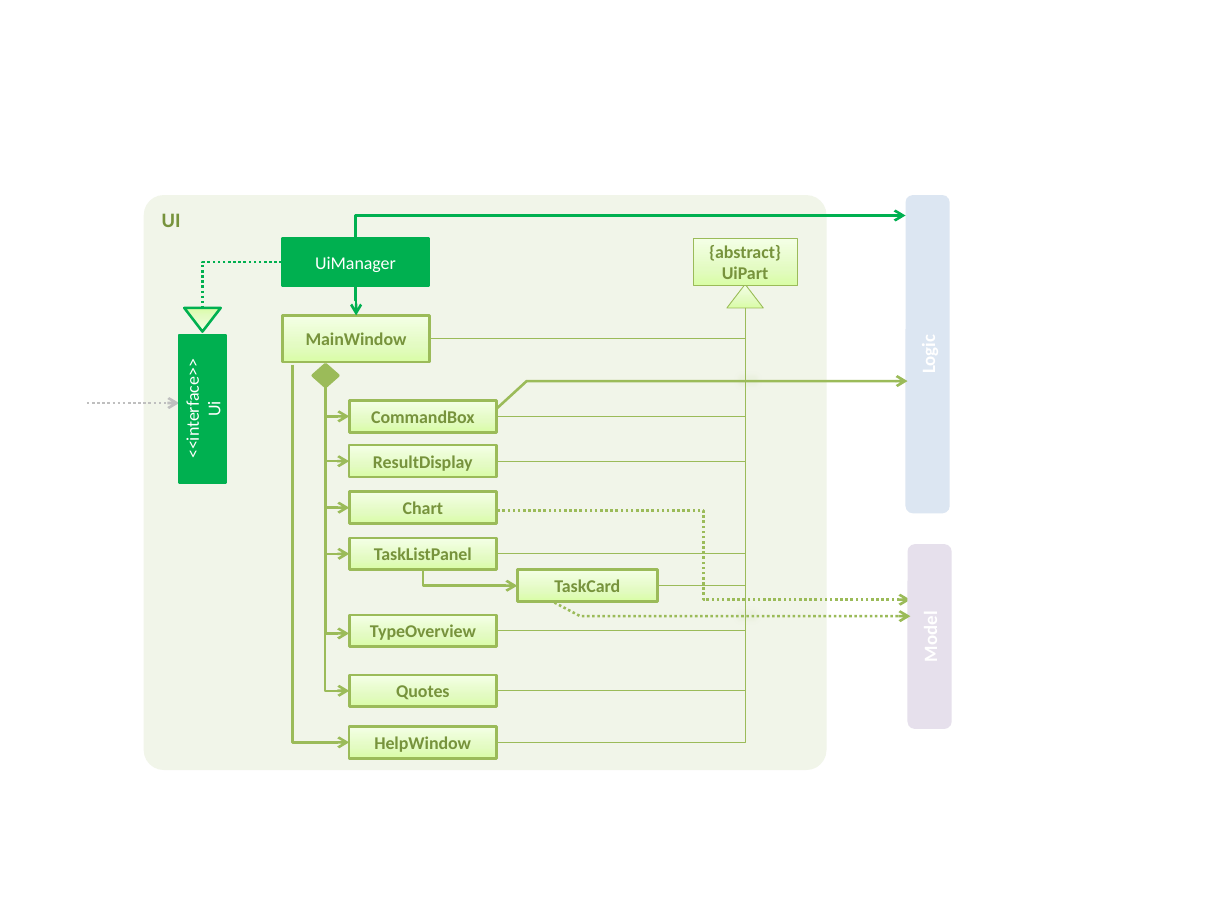
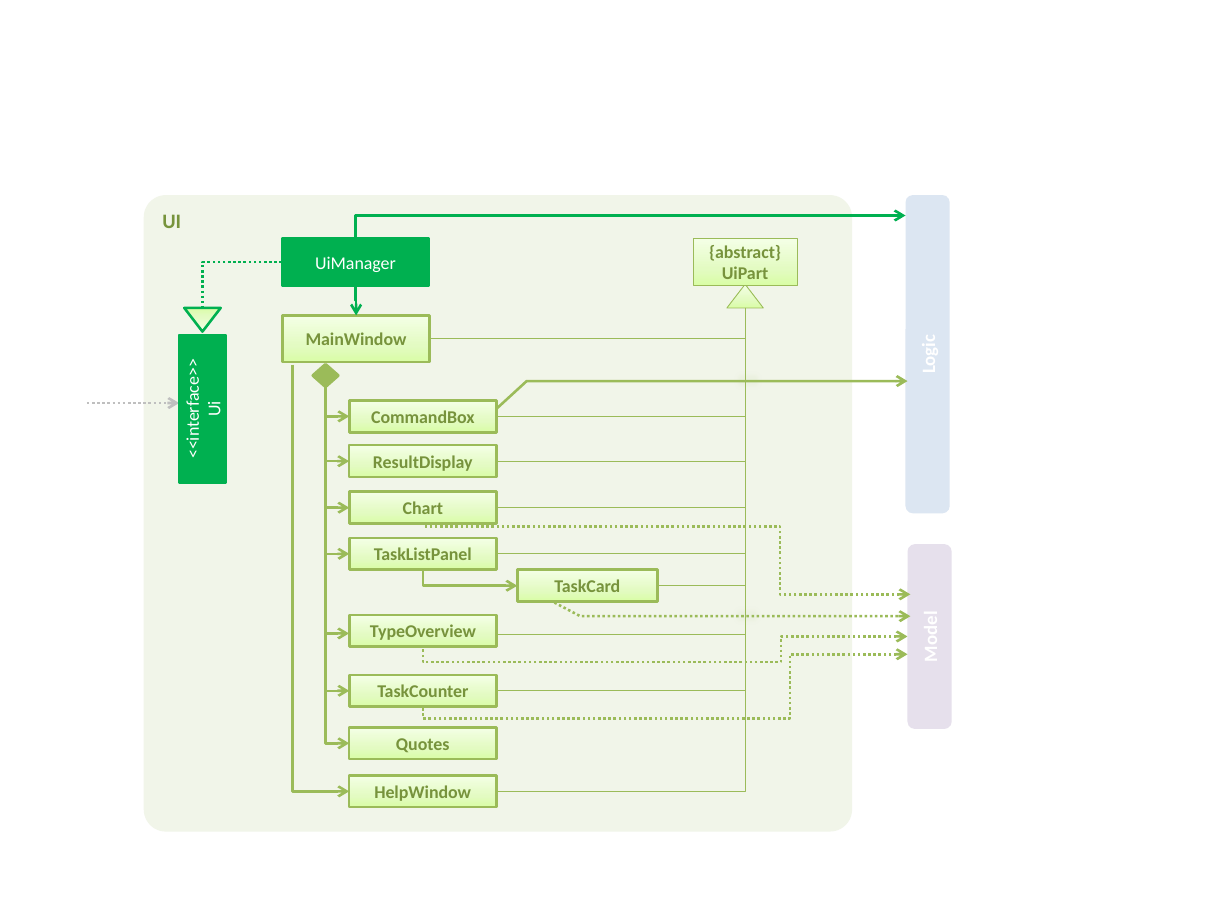
Before and after one commit to CS2103JAN2017-W09-B2/addressbook-level4, a slide deck: slide 1 of docs/diagrams/UiComponentClassDiagram.pptx. Drawn at 1232x924 pixels with LibreOffice and Linux fonts; fonts in the diff are those of the drawing. Boxes give left, top, right and bottom in pixels: in the first picture for what was removed or moved away, otherwise in the second. Text is boxed around its words. In the diff, an @@ line names an element or a change of style, - is before the commit and + after.

Commit message:
Edited UIComponentClassDiagram.pptx. Forgot to add some elements.

```diff
--- a/docs/diagrams/UiComponentClassDiagram.pptx
+++ b/docs/diagrams/UiComponentClassDiagram.pptx
@@ rounded rectangle "UI": place and size @@
-rounded rectangle "UI" at [144,195,827,770]
+rounded rectangle "UI" at [144,195,853,832]
@@ elbow line moved from (745, 308) - (496, 743) to (745, 308) - (496, 791) @@
@@ elbow line added from (745, 308) to (496, 508), #9BBB59 0.5 pt @@
@@ elbow line moved from (745, 308) - (496, 631) to (498, 634) - (745, 308) @@
@@ elbow arrow moved from (292, 365) - (349, 743) to (292, 365) - (349, 791) @@
@@ elbow arrow added from (325, 387) to (349, 743), #9BBB59 1.5 pt @@
@@ elbow arrow moved from (910, 600) - (496, 511) to (910, 594) - (423, 526) @@
@@ elbow arrow added from (423, 647) to (908, 637), #9BBB59 1.5 pt dashed @@
@@ elbow arrow added from (423, 707) to (908, 654), #9BBB59 1.5 pt dashed @@
@@ rectangle added at [350,675,498,707], fill gradient #DAFDA7 to #E4FCC2 to #F5FFE7, outline #9BBB59 1.5 pt, 10.5 pt, text #77933C, bold @@
+TaskCounter
@@ rectangle "Quotes": place and size @@
-rectangle "Quotes" at [350,675,498,707]
+rectangle "Quotes" at [349,727,496,759]
@@ rectangle "HelpWindow": place and size @@
-rectangle "HelpWindow" at [349,727,496,759]
+rectangle "HelpWindow" at [349,775,496,807]
```
